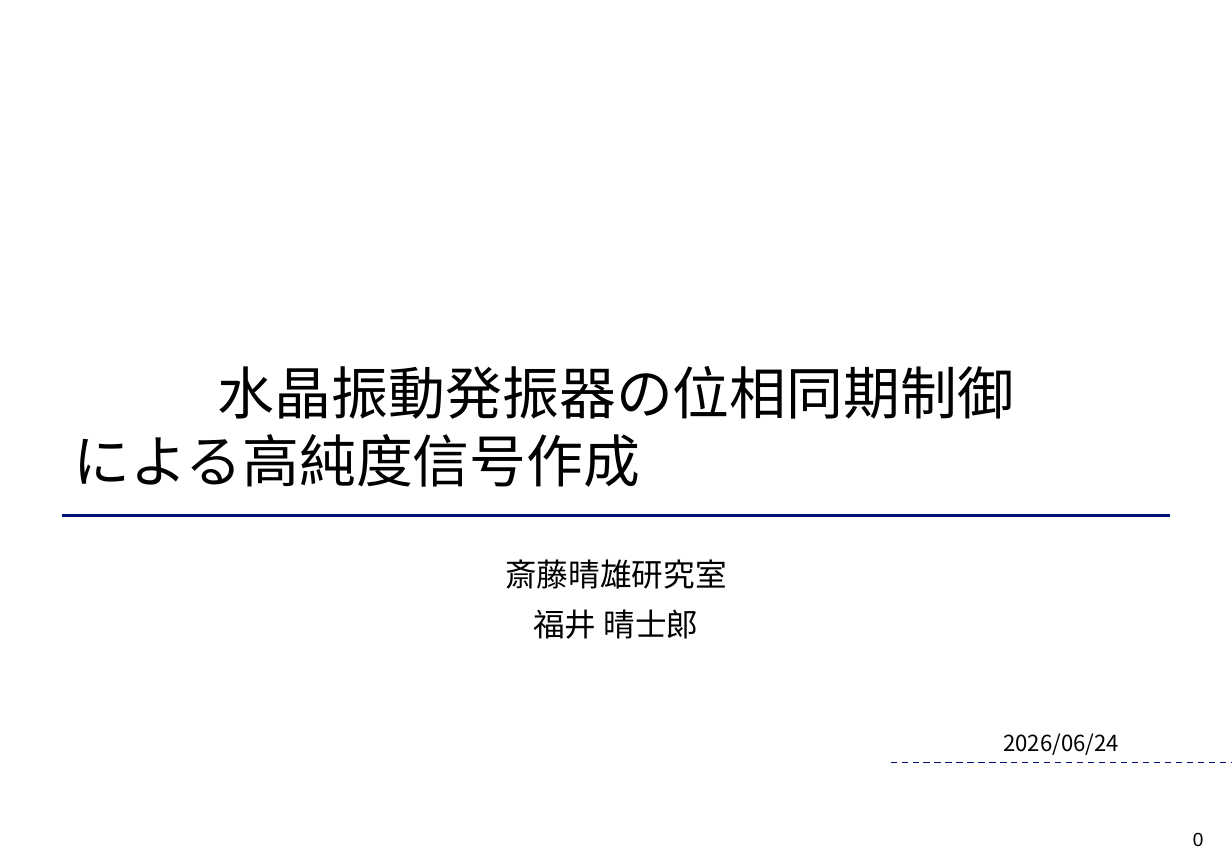
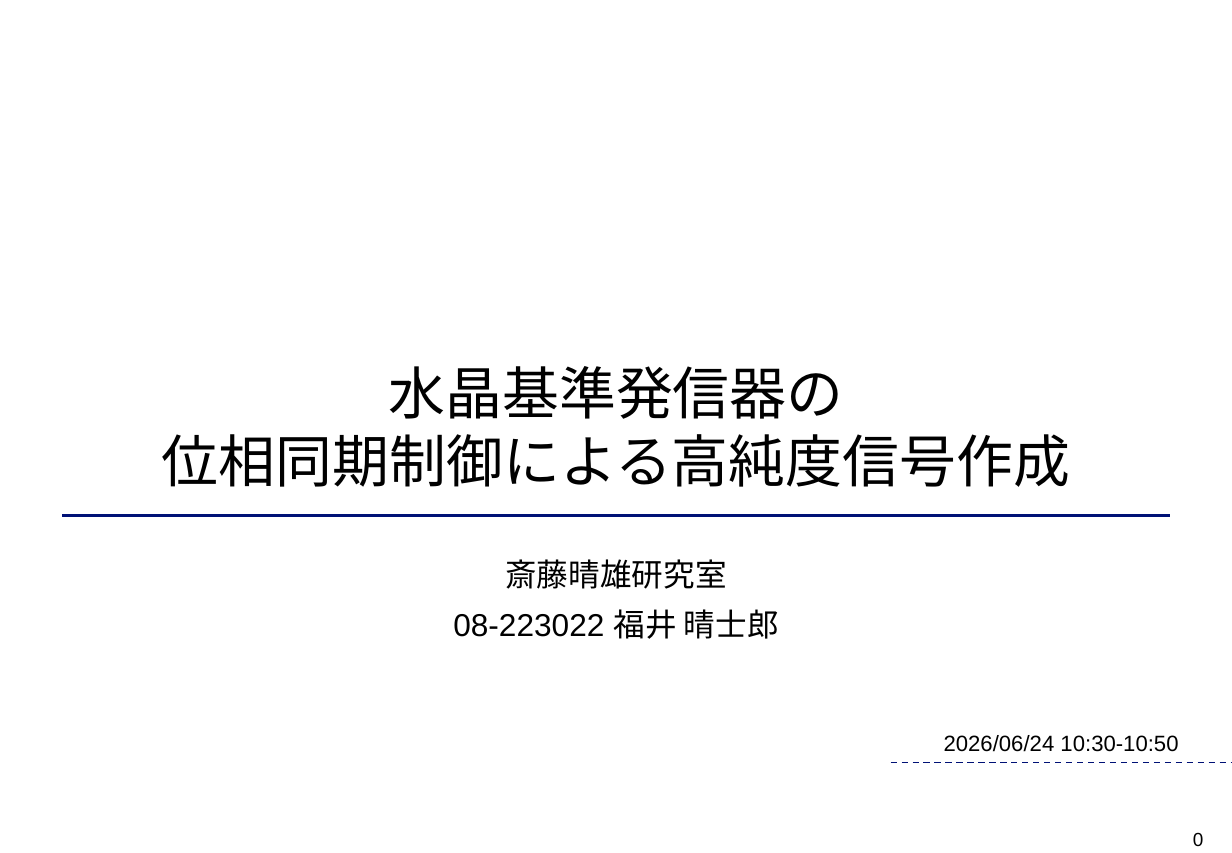
Before and after one commit to Harushirof/master_research, a slide deck: slide 1 of presentations/mid_term_202606/04_slides_draft/中間発表_スライド_v2.pptx. Drawn at 1232x853 pixels with LibreOffice and Linux fonts; fonts in the diff are those of the drawing. Boxes give left, top, right and bottom in pixels: in the first picture for what was removed or moved away, otherwise in the second. Text is boxed around its words. In the diff, an @@ line names an element or a change of style, - is before the commit and + after.

```diff
--- a/presentations/mid_term_202606/04_slides_draft/中間発表_スライド_v2.pptx
+++ b/presentations/mid_term_202606/04_slides_draft/中間発表_スライド_v2.pptx
@@ text at (162,366,1070,487): text changed; font Noto Sans CJK JP to Arial @@
-水晶振動発振器の位相同期制御
-による高純度信号作成
+水晶基準発信器の
+位相同期制御による高純度信号作成
@@ text at (453,609,779,639): text changed; font Noto Sans CJK JP to Arial @@
-福井 晴士郎
+08-223022 福井 晴士郎
@@ text at (944,735,1178,752): text changed; font Noto Sans CJK JP to Arial @@
-2026/06/24
+2026/06/24 10:30-10:50
```
Also in this commit, not shown: 1 other slide changed, 1 slide added, 8 other files.
